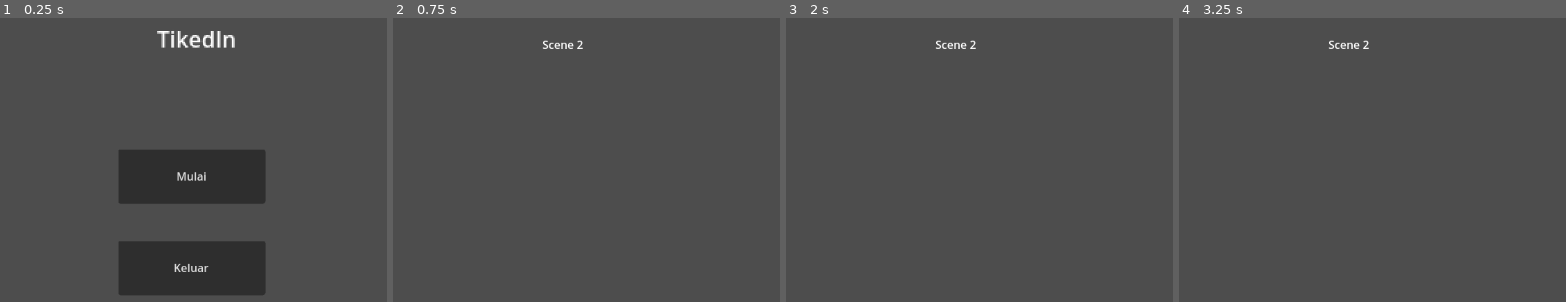
Above: before the commit, frames 1-4 (left to right).
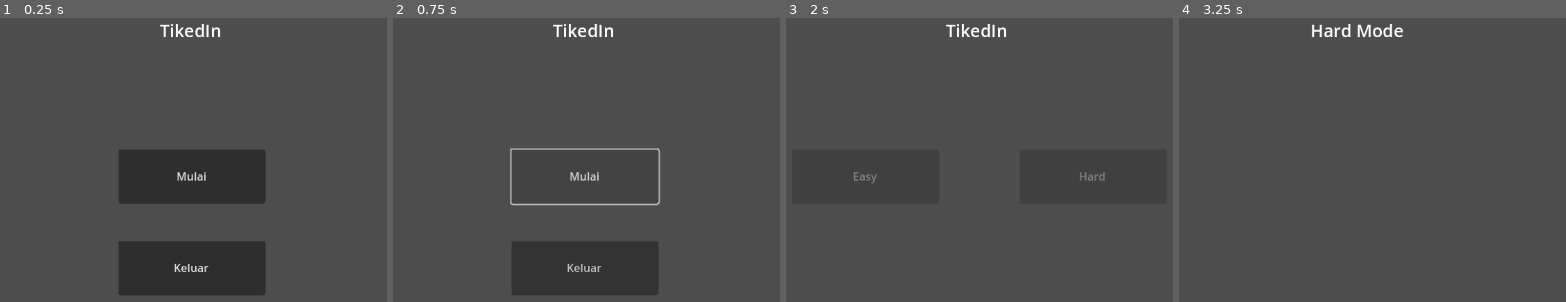
Above: after the commit, the same moments.

Repository: yazidazfa/TikedIn
Game: Godot game, scene res://main menu.tscn
The game is run twice, just before and just after one commit, with the same random seed, the same clock (stepped at 60 frames per second) and the same inputs.
Inputs (mouse positions are in pixels of both pictures, inside the frame that each line leads up to):
- Up to frame 1 (0.25 s): no input
- Up to frame 2 (0.75 s): click "Mulai" at 0.5 s
- Up to frame 3 (2 s): click (979, 177) at 1.25 s, where only the run after the commit has a clickable "Mulai"
- Up to frame 4 (3.25 s): click (1484, 177) at 2 s, where only the run after the commit has a clickable "Hard"; tap Enter at 2.75 s

The runs differ from the first frame. In frame 1, 0.9% of the frame differs, in the area x 40-61%, y 2-11%; in frame 2, 8.3%, in the area x 30-69%, y 2-98%; in frame 3, 0.6%; in frame 4, 0.7%.

Commit message:
tambah tombol easy dan hard

Diff:
--- /dev/null
+++ b/Easy.tscn
@@ -0,0 +1,28 @@
+[gd_scene load_steps=2 format=3 uid="uid://dno3xayr4enuk"]
+
+[sub_resource type="LabelSettings" id="LabelSettings_s35py"]
+font_size = 25
+
+[node name="Node" type="Node"]
+
+[node name="TextureRect" type="TextureRect" parent="."]
+anchors_preset = 15
+anchor_right = 1.0
+anchor_bottom = 1.0
+grow_horizontal = 2
+grow_vertical = 2
+
+[node name="Label" type="Label" parent="TextureRect"]
+layout_mode = 1
+anchors_preset = 5
+anchor_left = 0.5
+anchor_right = 0.5
+offset_left = -100.5
+offset_top = 126.0
+offset_right = 100.5
+offset_bottom = 217.0
+grow_horizontal = 2
+text = "Easy Mode"
+label_settings = SubResource("LabelSettings_s35py")
+horizontal_alignment = 1
+vertical_alignment = 1
--- a/Scene2.tscn
+++ b/Hard.tscn
@@ -1,4 +1,7 @@
-[gd_scene format=3 uid="uid://bbyoydmjiumlo"]
+[gd_scene load_steps=2 format=3 uid="uid://ceeixqmdgk6k4"]
+
+[sub_resource type="LabelSettings" id="LabelSettings_fnumr"]
+font_size = 25
 
 [node name="Node" type="Node"]
 
@@ -11,17 +14,15 @@
 
 [node name="Label" type="Label" parent="TextureRect"]
 layout_mode = 1
-anchors_preset = 8
+anchors_preset = 5
 anchor_left = 0.5
-anchor_top = 0.5
 anchor_right = 0.5
-anchor_bottom = 0.5
-offset_left = -175.0
-offset_top = -208.0
-offset_right = 157.0
-offset_bottom = -49.0
+offset_left = -98.5
+offset_top = 130.0
+offset_right = 102.5
+offset_bottom = 221.0
 grow_horizontal = 2
-grow_vertical = 2
-text = "Scene 2"
+text = "Hard Mode"
+label_settings = SubResource("LabelSettings_fnumr")
 horizontal_alignment = 1
 vertical_alignment = 1
--- a/main menu.gd
+++ b/main menu.gd
@@ -13,8 +13,16 @@
 
 func _on_mulai_btn_pressed():
 	print("Loading another scene...")
-	get_tree().change_scene_to_file("res://Scene2.tscn")
+	$btn_transition.play("btn_transition")
 
 func _on_exit_btn_pressed():
 	print("Exiting the program...")
 	get_tree().quit()  # Exit the game
+
+
+func _on_easy_btn_pressed():
+	get_tree().change_scene_to_file("res://Easy.tscn")
+
+
+func _on_hard_btn_pressed():
+	get_tree().change_scene_to_file("res://Hard.tscn")
--- a/main menu.tscn
+++ b/main menu.tscn
@@ -1,9 +1,223 @@
-[gd_scene load_steps=2 format=3 uid="uid://6t8w6pulidq7"]
+[gd_scene load_steps=6 format=3 uid="uid://6t8w6pulidq7"]
 
 [ext_resource type="Script" path="res://main menu.gd" id="1_67d48"]
+
+[sub_resource type="Animation" id="Animation_d16be"]
+resource_name = "btn_transition"
+length = 2.0
+tracks/0/type = "value"
+tracks/0/imported = false
+tracks/0/enabled = true
+tracks/0/path = NodePath("mulai_btn:visible")
+tracks/0/interp = 1
+tracks/0/loop_wrap = true
+tracks/0/keys = {
+"times": PackedFloat32Array(0, 1),
+"transitions": PackedFloat32Array(1, 1),
+"update": 1,
+"values": [true, false]
+}
+tracks/1/type = "value"
+tracks/1/imported = false
+tracks/1/enabled = true
+tracks/1/path = NodePath("exit_btn:visible")
+tracks/1/interp = 1
+tracks/1/loop_wrap = true
+tracks/1/keys = {
+"times": PackedFloat32Array(0, 1),
+"transitions": PackedFloat32Array(1, 1),
+"update": 1,
+"values": [true, false]
+}
+tracks/2/type = "value"
+tracks/2/imported = false
+tracks/2/enabled = true
+tracks/2/path = NodePath("mulai_btn:modulate")
+tracks/2/interp = 1
+tracks/2/loop_wrap = true
+tracks/2/keys = {
+"times": PackedFloat32Array(0, 1),
+"transitions": PackedFloat32Array(1, 1),
+"update": 0,
+"values": [Color(1, 1, 1, 1), Color(1, 1, 1, 0)]
+}
+tracks/3/type = "value"
+tracks/3/imported = false
+tracks/3/enabled = true
+tracks/3/path = NodePath("exit_btn:modulate")
+tracks/3/interp = 1
+tracks/3/loop_wrap = true
+tracks/3/keys = {
+"times": PackedFloat32Array(0, 1),
+"transitions": PackedFloat32Array(1, 1),
+"update": 0,
+"values": [Color(1, 1, 1, 1), Color(1, 1, 1, 0)]
+}
+tracks/4/type = "value"
+tracks/4/imported = false
+tracks/4/enabled = true
+tracks/4/path = NodePath("easy_btn:modulate")
+tracks/4/interp = 1
+tracks/4/loop_wrap = true
+tracks/4/keys = {
+"times": PackedFloat32Array(0, 1, 2),
+"transitions": PackedFloat32Array(1, 1, 1),
+"update": 0,
+"values": [Color(1, 1, 1, 0), Color(1, 1, 1, 0), Color(1, 1, 1, 1)]
+}
+tracks/5/type = "value"
+tracks/5/imported = false
+tracks/5/enabled = true
+tracks/5/path = NodePath("hard_btn:modulate")
+tracks/5/interp = 1
+tracks/5/loop_wrap = true
+tracks/5/keys = {
+"times": PackedFloat32Array(0, 1, 2),
+"transitions": PackedFloat32Array(1, 1, 1),
+"update": 0,
+"values": [Color(1, 1, 1, 0), Color(1, 1, 1, 0), Color(1, 1, 1, 1)]
+}
+tracks/6/type = "value"
+tracks/6/imported = false
+tracks/6/enabled = true
+tracks/6/path = NodePath("easy_btn:visible")
+tracks/6/interp = 1
+tracks/6/loop_wrap = true
+tracks/6/keys = {
+"times": PackedFloat32Array(0, 1),
+"transitions": PackedFloat32Array(1, 1),
+"update": 1,
+"values": [false, true]
+}
+tracks/7/type = "value"
+tracks/7/imported = false
+tracks/7/enabled = true
+tracks/7/path = NodePath("hard_btn:visible")
+tracks/7/interp = 1
+tracks/7/loop_wrap = true
+tracks/7/keys = {
+"times": PackedFloat32Array(0, 1),
+"transitions": PackedFloat32Array(1, 1),
+"update": 1,
+"values": [false, true]
+}
+
+[sub_resource type="Animation" id="Animation_4sex4"]
+length = 0.001
+tracks/0/type = "value"
+tracks/0/imported = false
+tracks/0/enabled = true
+tracks/0/path = NodePath("mulai_btn:modulate")
+tracks/0/interp = 1
+tracks/0/loop_wrap = true
+tracks/0/keys = {
+"times": PackedFloat32Array(0),
+"transitions": PackedFloat32Array(1),
+"update": 0,
+"values": [Color(1, 1, 1, 1)]
+}
+tracks/1/type = "value"
+tracks/1/imported = false
+tracks/1/enabled = true
+tracks/1/path = NodePath("mulai_btn:visible")
+tracks/1/interp = 1
+tracks/1/loop_wrap = true
+tracks/1/keys = {
+"times": PackedFloat32Array(0),
+"transitions": PackedFloat32Array(1),
+"update": 1,
+"values": [true]
+}
+tracks/2/type = "value"
+tracks/2/imported = false
+tracks/2/enabled = true
+tracks/2/path = NodePath("exit_btn:modulate")
+tracks/2/interp = 1
+tracks/2/loop_wrap = true
+tracks/2/keys = {
+"times": PackedFloat32Array(0),
+"transitions": PackedFloat32Array(1),
+"update": 0,
+"values": [Color(1, 1, 1, 1)]
+}
+tracks/3/type = "value"
+tracks/3/imported = false
+tracks/3/enabled = true
+tracks/3/path = NodePath("exit_btn:visible")
+tracks/3/interp = 1
+tracks/3/loop_wrap = true
+tracks/3/keys = {
+"times": PackedFloat32Array(0),
+"transitions": PackedFloat32Array(1),
+"update": 1,
+"values": [true]
+}
+tracks/4/type = "value"
+tracks/4/imported = false
+tracks/4/enabled = true
+tracks/4/path = NodePath("easy_btn:modulate")
+tracks/4/interp = 1
+tracks/4/loop_wrap = true
+tracks/4/keys = {
+"times": PackedFloat32Array(0),
+"transitions": PackedFloat32Array(1),
+"update": 0,
+"values": [Color(1, 1, 1, 0)]
+}
+tracks/5/type = "value"
+tracks/5/imported = false
+tracks/5/enabled = true
+tracks/5/path = NodePath("hard_btn:modulate")
+tracks/5/interp = 1
+tracks/5/loop_wrap = true
+tracks/5/keys = {
+"times": PackedFloat32Array(0),
+"transitions": PackedFloat32Array(1),
+"update": 0,
+"values": [Color(1, 1, 1, 1)]
+}
+tracks/6/type = "value"
+tracks/6/imported = false
+tracks/6/enabled = true
+tracks/6/path = NodePath("easy_btn:visible")
+tracks/6/interp = 1
+tracks/6/loop_wrap = true
+tracks/6/keys = {
+"times": PackedFloat32Array(0),
+"transitions": PackedFloat32Array(1),
+"update": 1,
+"values": [false]
+}
+tracks/7/type = "value"
+tracks/7/imported = false
+tracks/7/enabled = true
+tracks/7/path = NodePath("hard_btn:visible")
+tracks/7/interp = 1
+tracks/7/loop_wrap = true
+tracks/7/keys = {
+"times": PackedFloat32Array(0),
+"transitions": PackedFloat32Array(1),
+"update": 1,
+"values": [false]
+}
+
+[sub_resource type="AnimationLibrary" id="AnimationLibrary_wtp5j"]
+_data = {
+"RESET": SubResource("Animation_4sex4"),
+"btn_transition": SubResource("Animation_d16be")
+}
+
+[sub_resource type="LabelSettings" id="LabelSettings_2xyey"]
+font_size = 25
 
 [node name="Node" type="Node"]
 script = ExtResource("1_67d48")
+
+[node name="btn_transition" type="AnimationPlayer" parent="."]
+root_node = NodePath("../TextureRect")
+libraries = {
+"": SubResource("AnimationLibrary_wtp5j")
+}
 
 [node name="TextureRect" type="TextureRect" parent="."]
 anchors_preset = 15
@@ -19,14 +233,14 @@
 anchors_preset = 5
 anchor_left = 0.5
 anchor_right = 0.5
-offset_left = -28.5
-offset_top = 164.0
-offset_right = 28.5
-offset_bottom = 187.0
+offset_left = -80.0
+offset_top = 130.0
+offset_right = 121.0
+offset_bottom = 221.0
 grow_horizontal = 2
-scale = Vector2(2, 2)
 size_flags_horizontal = 3
 text = "TikedIn"
+label_settings = SubResource("LabelSettings_2xyey")
 horizontal_alignment = 1
 vertical_alignment = 1
 
@@ -46,5 +260,26 @@
 offset_bottom = 557.0
 text = "Keluar"
 
+[node name="easy_btn" type="Button" parent="TextureRect"]
+visible = false
+modulate = Color(1, 1, 1, 0)
+layout_mode = 0
+offset_left = 330.0
+offset_top = 347.0
+offset_right = 542.0
+offset_bottom = 425.0
+text = "Easy"
+
+[node name="hard_btn" type="Button" parent="TextureRect"]
+visible = false
+layout_mode = 0
+offset_left = 658.0
+offset_top = 347.0
+offset_right = 870.0
+offset_bottom = 425.0
+text = "Hard"
+
 [connection signal="pressed" from="TextureRect/mulai_btn" to="." method="_on_mulai_btn_pressed"]
 [connection signal="pressed" from="TextureRect/exit_btn" to="." method="_on_exit_btn_pressed"]
+[connection signal="pressed" from="TextureRect/easy_btn" to="." method="_on_easy_btn_pressed"]
+[connection signal="pressed" from="TextureRect/hard_btn" to="." method="_on_hard_btn_pressed"]
